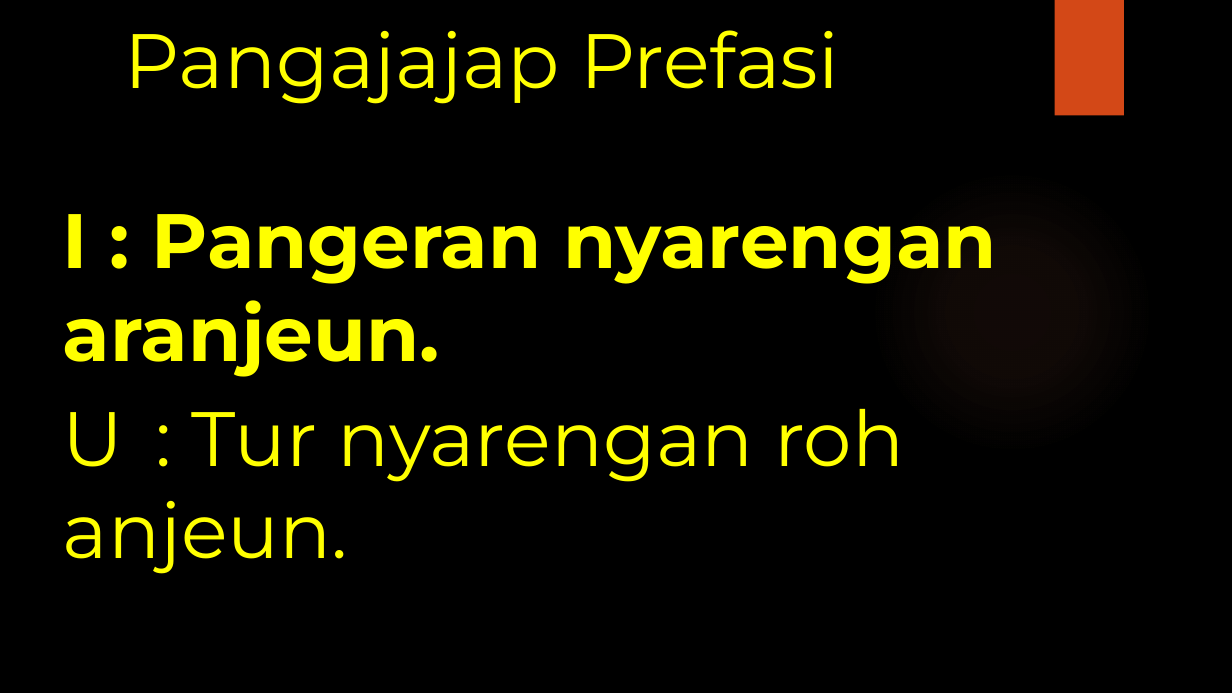
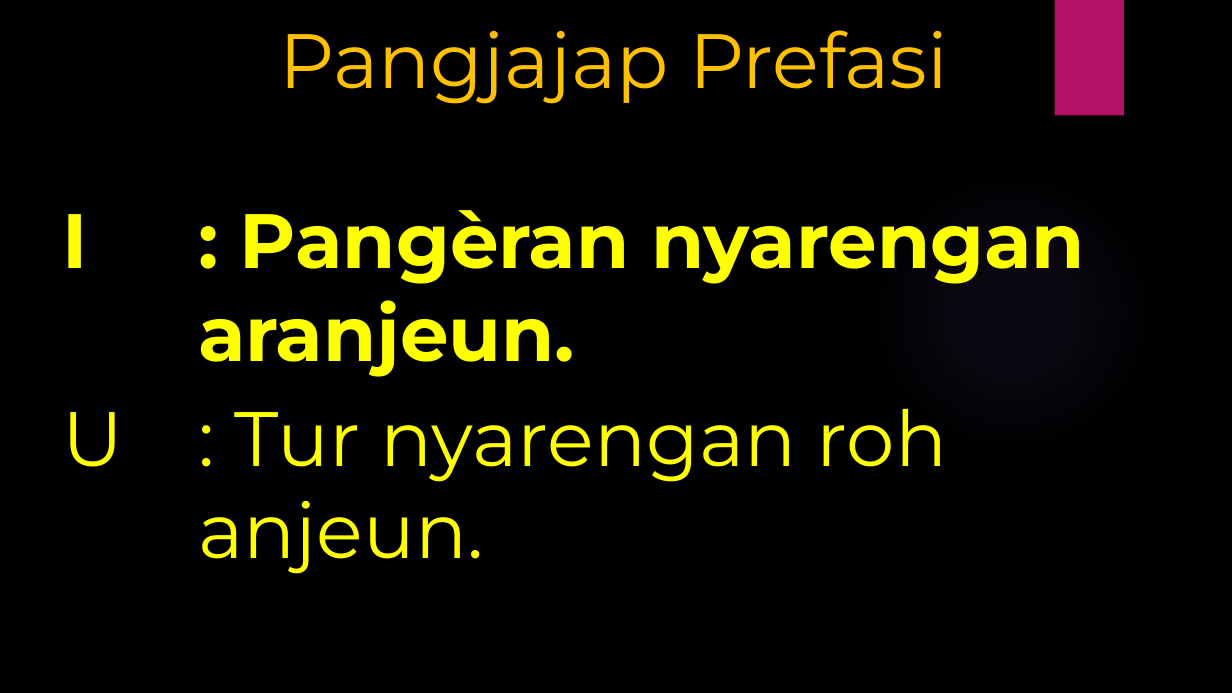
Before and after one commit to laurensius/Slide_Misa_KRC, a slide deck: slide 39 of 2020 12 tanggal 12- 13/Slide Misa Bahasa Sunda.pptx. Drawn at 1232x693 pixels with LibreOffice and Linux fonts; fonts in the diff are those of the drawing; background and template pictures are left out. Boxes give left, top, right and bottom in pixels: in the first picture for what was removed or moved away, otherwise in the second. Text is boxed around its words. In the diff, an @@ line names an element or a change of style, - is before the commit and + after.

```diff
--- a/2020 12 tanggal 12- 13/Slide Misa Bahasa Sunda.pptx
+++ b/2020 12 tanggal 12- 13/Slide Misa Bahasa Sunda.pptx
@@ rectangle at [1055,0,1124,116]: fill #D34817 to #B31166 @@
@@ title at [279,30,948,104]: text changed; text colour #FFFF00 to #FFC000 @@
-Pangajajap Prefasi
+Pangjajap Prefasi
@@ ellipse at [870,169,1154,454]: fill gradient #EF8C6A to gradient #9B6BF2 @@
@@ text at [63,210,1085,377]: text changed @@
-I : Pangeran nyarengan aranjeun.
+I : Pangèran nyarengan aranjeun.
@@ text at [63,409,947,574]: indent changed @@
```
Also in this commit, not shown: 55 other slides changed, 1 slide added, 1 slide removed, 1 other file.
